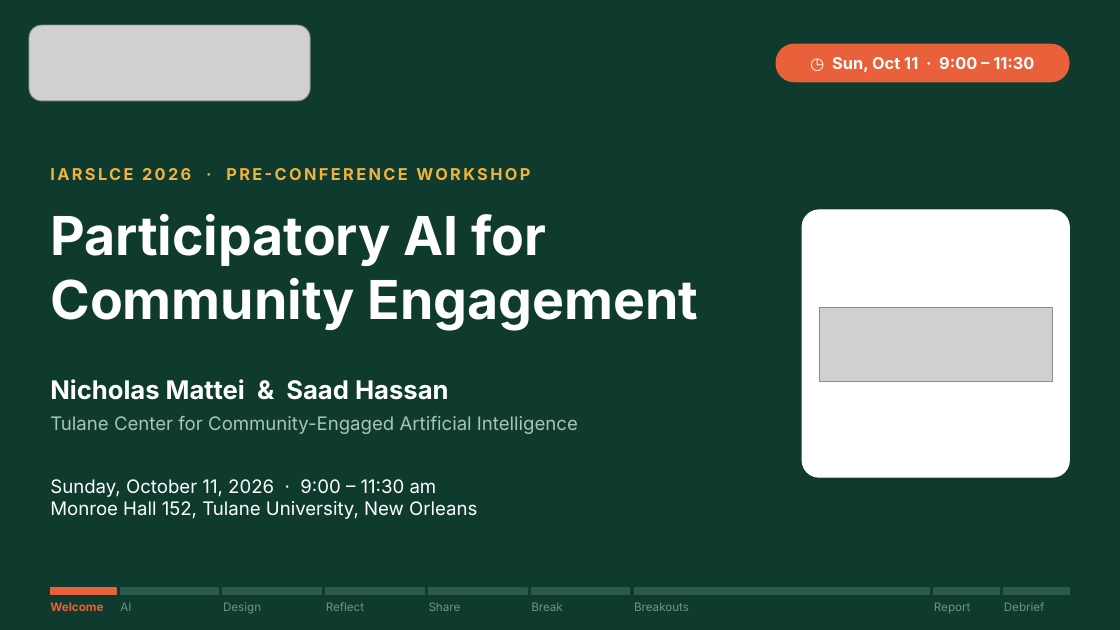
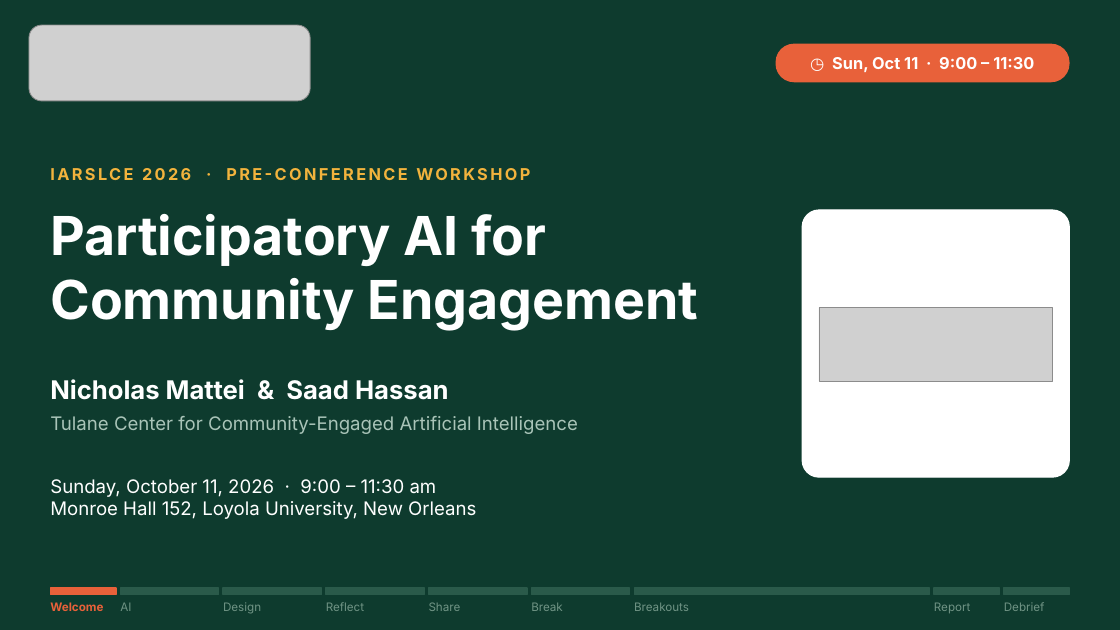
Before and after one commit to saadhassan96/pace2, a slide deck: slide 1 of slides.pptx. Drawn at 1120x630 pixels with LibreOffice and Linux fonts; fonts in the diff are those of the drawing; grey boxes stand for pictures. Boxes give left, top, right and bottom in pixels: in the first picture for what was removed or moved away, otherwise in the second. Text is boxed around its words. In the diff, an @@ line names an element or a change of style, - is before the commit and + after.

Commit message:
updated slides

```diff
--- a/slides.pptx
+++ b/slides.pptx
@@ text at (50,501,476,519): text changed @@
-Monroe Hall 152, Tulane University, New Orleans
+Monroe Hall 152, Loyola University, New Orleans
```
Also in this commit, not shown: 1 other slide changed, 1 other file.
